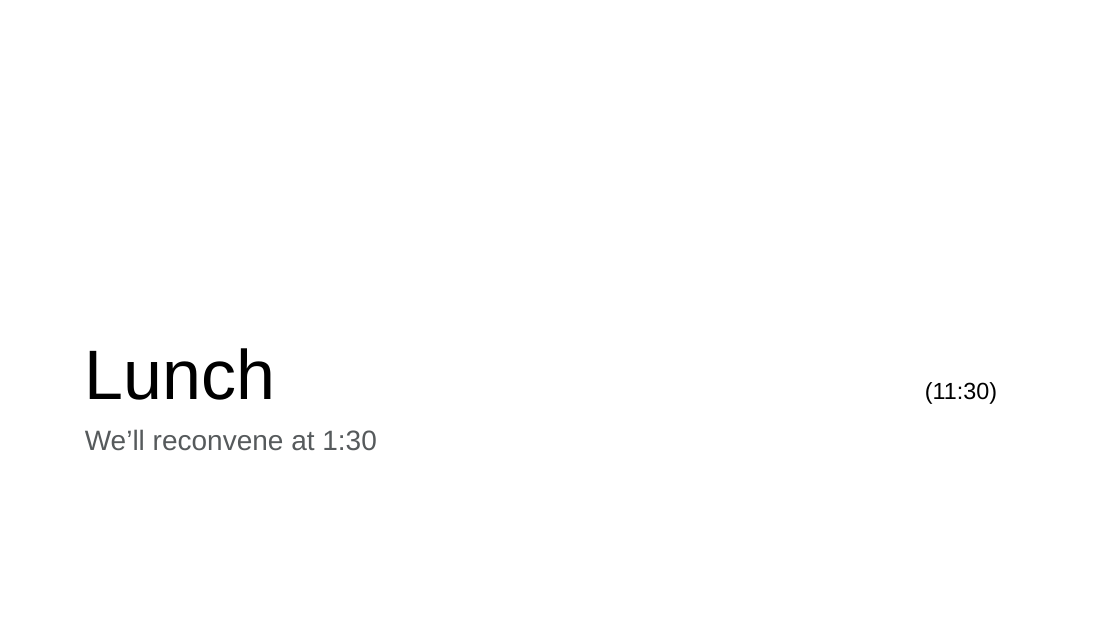
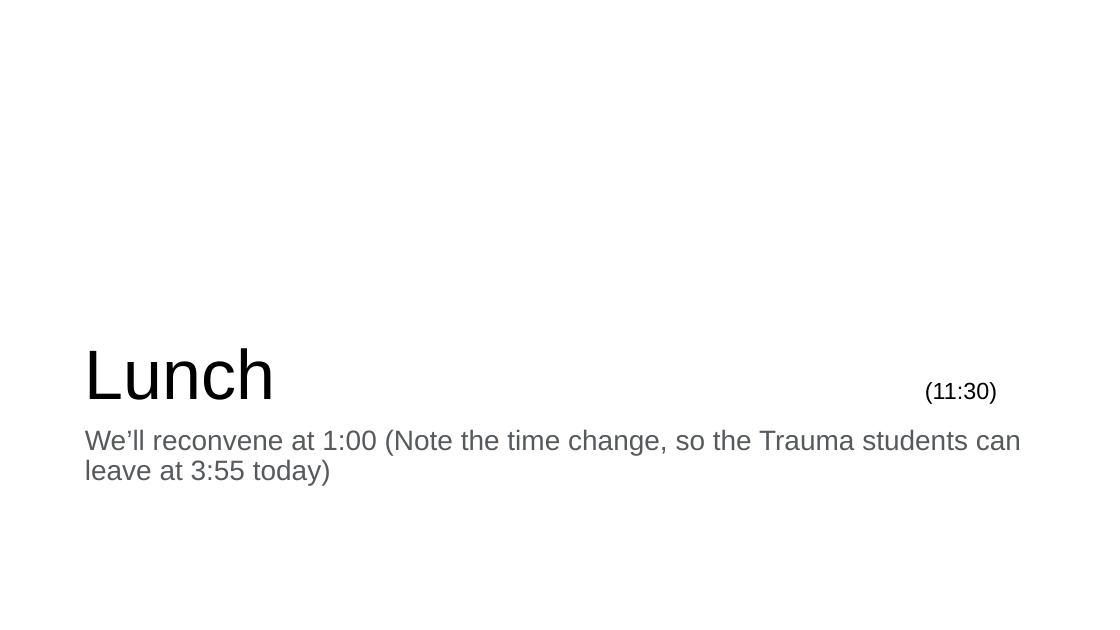
Before and after one commit to barneyricca/NDS_workshop, a slide deck: slide 20 of Slide Decks/Wednesday Morning.pptx. Drawn at 1120x630 pixels with LibreOffice and Linux fonts; fonts in the diff are those of the drawing; background and template pictures are left out. Boxes give left, top, right and bottom in pixels: in the first picture for what was removed or moved away, otherwise in the second. Text is boxed around its words. In the diff, an @@ line names an element or a change of style, - is before the commit and + after.

```diff
--- a/Slide Decks/Wednesday Morning.pptx
+++ b/Slide Decks/Wednesday Morning.pptx
@@ text at [85,429,1021,485]: text changed @@
-We’ll reconvene at 1:30
+We’ll reconvene at 1:00 (Note the time change, so the Trauma students can leave at 3:55 today)
```
Also in this commit, not shown: 2 other slides changed, 4 other files.
